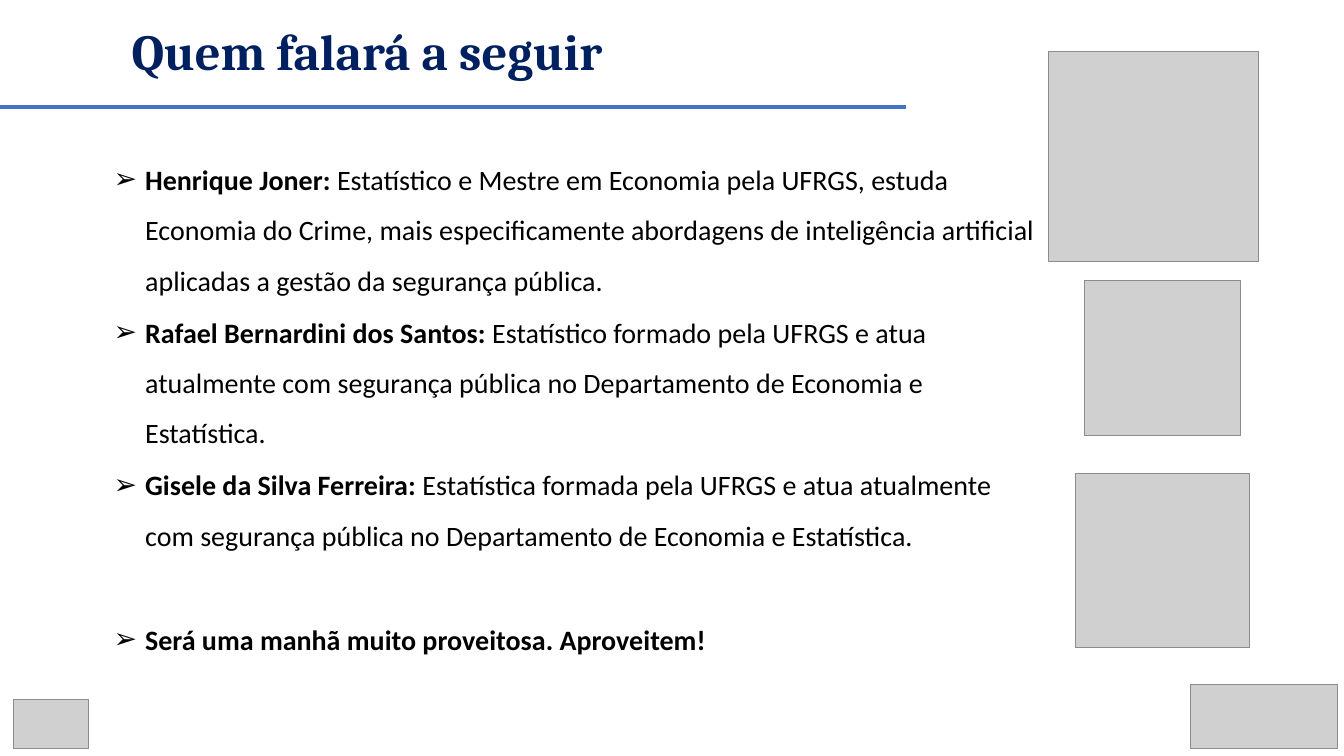
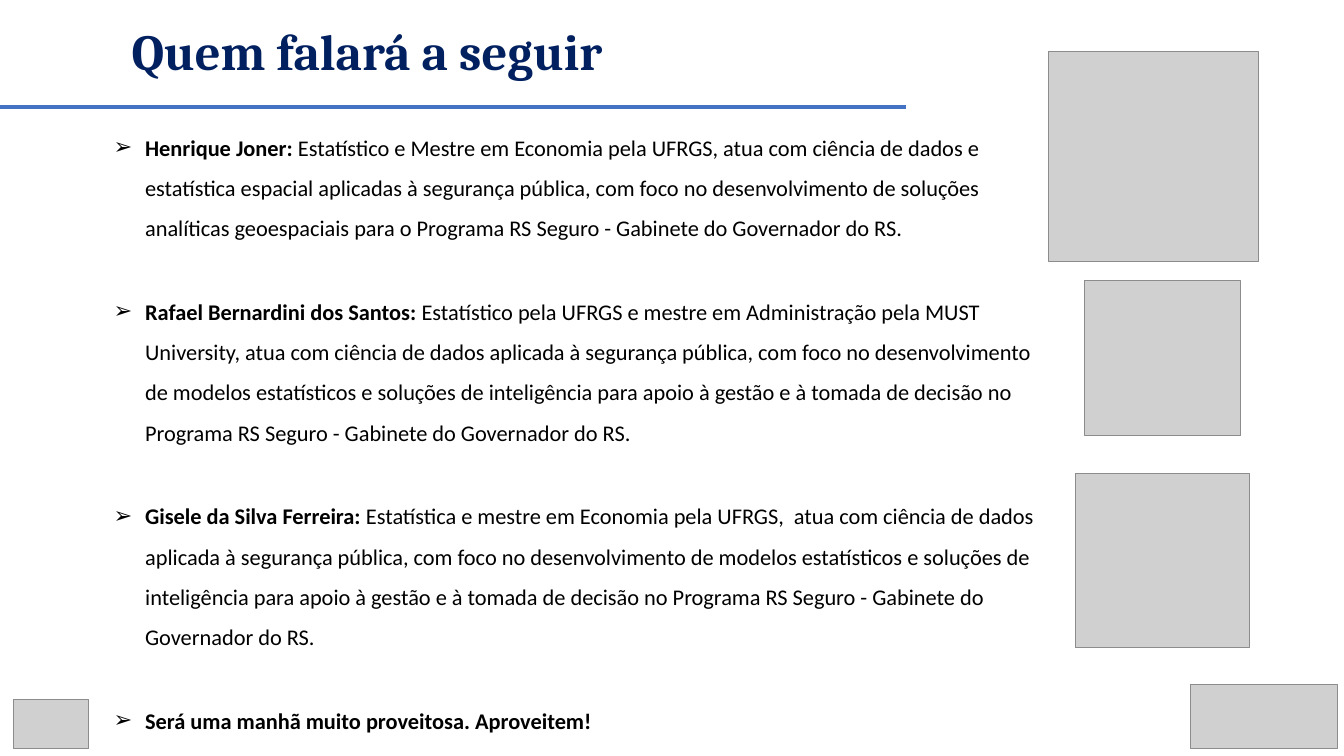
Before and after one commit to renanxcortes/semanistica_2026, a slide deck: slide 17 of DIA 2 - APRESENTACAO - VERSAO AMPLIADA FINAL.pptx. Drawn at 1344x756 pixels with LibreOffice and Linux fonts; fonts in the diff are those of the drawing; grey boxes stand for pictures. Boxes give left, top, right and bottom in pixels: in the first picture for what was removed or moved away, otherwise in the second. Text is boxed around its words. In the diff, an @@ line names an element or a change of style, - is before the commit and + after.

```diff
--- a/DIA 2 - APRESENTACAO - VERSAO AMPLIADA FINAL.pptx
+++ b/DIA 2 - APRESENTACAO - VERSAO AMPLIADA FINAL.pptx
@@ text "Henrique Joner: Estatístico e Mestre ...": place and size @@
-text "Henrique Joner: Estatístico e Mestre ..." at <box>145,170,1034,655</box>
+text "Henrique Joner: Estatístico e Mestre ..." at <box>145,140,1034,733</box>
@@ text at <box>145,140,1034,645</box>: text changed; size 20 to 16 pt @@
-➢ Henrique Joner: Estatístico e Mestre em Economia pela UFRGS, estuda Economia do Crime, mais especificamente abordagens de inteligência artificial aplicadas a gestão da segurança pública.
-➢ Rafael Bernardini dos Santos: Estatístico formado pela UFRGS e atua atualmente com segurança pública no Departamento de Economia e Estatística.
-➢ Gisele da Silva Ferreira: Estatística formada pela UFRGS e atua atualmente com segurança pública no Departamento de Economia e Estatística.
+➢ Henrique Joner: Estatístico e Mestre em Economia pela UFRGS, atua com ciência de dados e estatística espacial aplicadas à segurança pública, com foco no desenvolvimento de soluções analíticas geoespaciais para o Programa RS Seguro - Gabinete do Governador do RS.
+➢ Rafael Bernardini dos Santos: Estatístico pela UFRGS e mestre em Administração pela MUST University, atua com ciência de dados aplicada à segurança pública, com foco no desenvolvimento de modelos estatísticos e soluções de inteligência para apoio à gestão e à tomada de decisão no Programa RS Seguro - Gabinete do Governador do RS.
+➢ Gisele da Silva Ferreira: Estatística e mestre em Economia pela UFRGS, atua com ciência de dados aplicada à segurança pública, com foco no desenvolvimento de modelos estatísticos e soluções de inteligência para apoio à gestão e à tomada de decisão no Programa RS Seguro - Gabinete do Governador do RS.
@@ text at <box>145,713,591,733</box>: size 20 to 16 pt in "Será uma manhã muito proveitosa. Aproveitem!" @@
```
